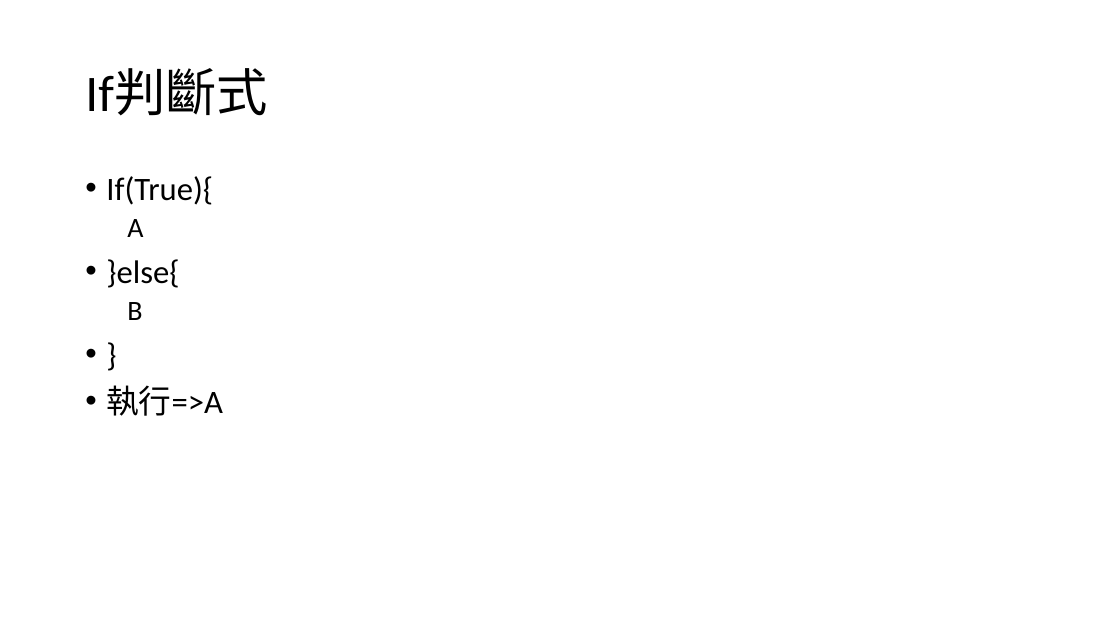
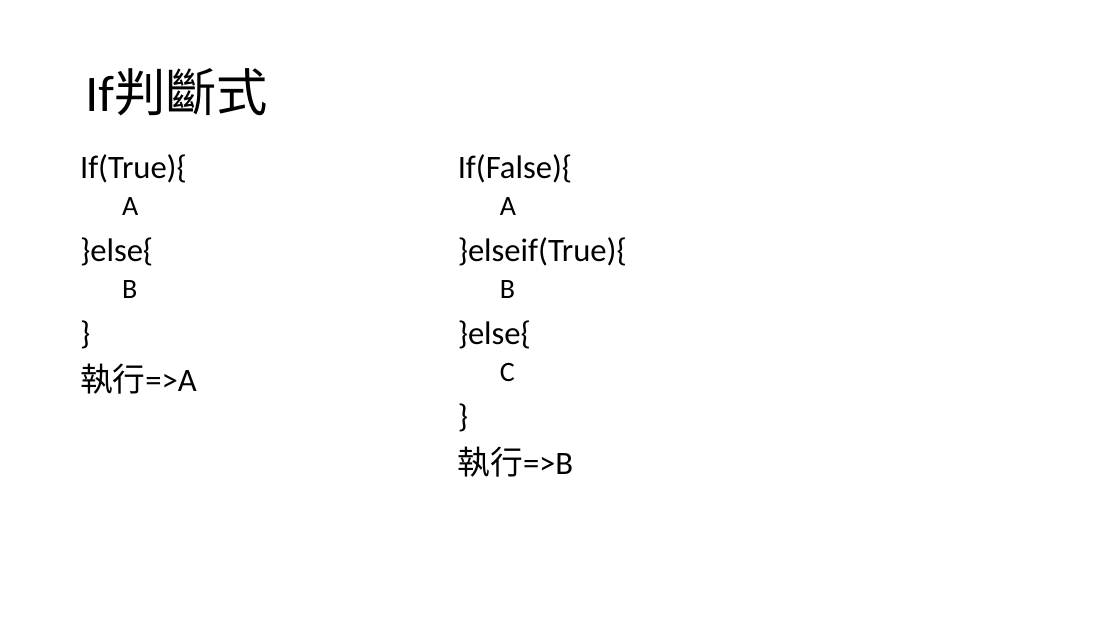
Before and after one commit to choco2001/ppt, a slide deck: slide 8 of php.pptx. Drawn at 1120x630 pixels with LibreOffice and Linux fonts; fonts in the diff are those of the drawing. Boxes give left, top, right and bottom in pixels: in the first picture for what was removed or moved away, otherwise in the second. Text is boxed around its words. In the diff, an @@ line names an element or a change of style, - is before the commit and + after.

Commit message:
php

```diff
--- a/php.pptx
+++ b/php.pptx
@@ text "If(True){": place and size @@
-text "If(True){" at bbox=[106, 176, 223, 416]
+text "If(True){" at bbox=[80, 154, 197, 394]
@@ text at bbox=[80, 154, 197, 394]: bullet • to none @@
@@ text added at bbox=[458, 154, 627, 477], 28 pt, text #000000 @@
+If(False){
+  A
+}elseif(True){
+  B
+}else{
+  C
+}
+執行=>B
```
Also in this commit, not shown: 1 other slide changed, 2 slides added.
